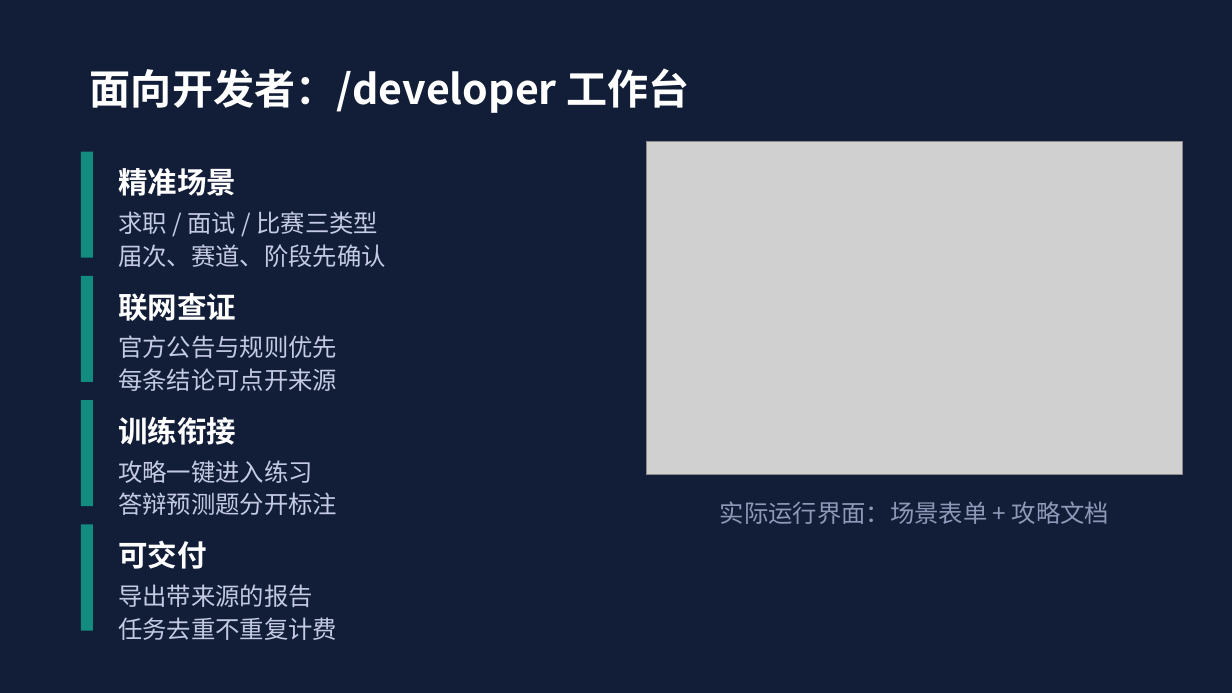
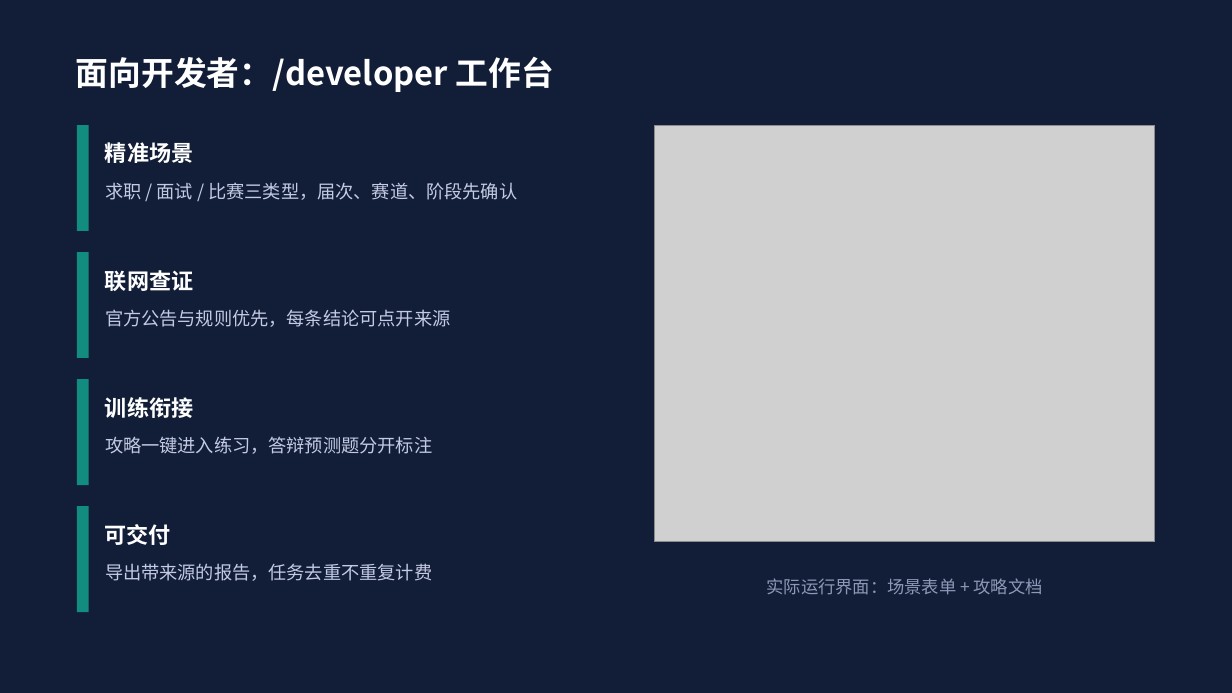
Before and after one commit to CP-bee-git/AI-game, a slide deck: slide 9 of docs/ppt-assets/careerpilot-intro.pptx (slide 7 before the commit). Drawn at 1232x693 pixels with LibreOffice and Linux fonts; fonts in the diff are those of the drawing; grey boxes stand for pictures. Boxes give left, top, right and bottom in pixels: in the first picture for what was removed or moved away, otherwise in the second. Text is boxed around its words. In the diff, an @@ line names an element or a change of style, - is before the commit and + after.

```diff
--- a/docs/ppt-assets/careerpilot-intro.pptx
+++ b/docs/ppt-assets/careerpilot-intro.pptx
@@ text "面向开发者：/developer 工作台" at (x1=76, y1=57, x2=554, y2=92): size 32 to 25.5 pt; line spacing 1.12 to 1 @@
@@ rectangle moved from (x1=80, y1=152, x2=92, y2=258) to (x1=77, y1=125, x2=88, y2=231) @@
@@ size 23 to 17.2 pt; line spacing 1.12 to 1 in 4 elements at (x1=105, y1=397, x2=193, y2=418), (x1=105, y1=270, x2=193, y2=291), (x1=105, y1=524, x2=171, y2=545), (x1=105, y1=142, x2=193, y2=163) @@
@@ text "精准场景" moved from (x1=118, y1=168, x2=236, y2=196) to (x1=105, y1=142, x2=193, y2=163) @@
@@ picture resized from (x1=647, y1=141, x2=1183, y2=475) to (x1=654, y1=125, x2=1155, y2=542) @@
@@ text at (x1=105, y1=182, x2=517, y2=200): text changed; size 19 to 14.2 pt @@
-求职 / 面试 / 比赛三类型
-届次、赛道、阶段先确认
+求职 / 面试 / 比赛三类型，届次、赛道、阶段先确认
@@ rectangle moved from (x1=80, y1=276, x2=92, y2=383) to (x1=77, y1=252, x2=88, y2=359) @@
@@ text "联网查证" moved from (x1=118, y1=293, x2=236, y2=321) to (x1=105, y1=270, x2=193, y2=291) @@
@@ text at (x1=105, y1=309, x2=450, y2=327): text changed; size 19 to 14.2 pt @@
-官方公告与规则优先
-每条结论可点开来源
+官方公告与规则优先，每条结论可点开来源
@@ rectangle moved from (x1=80, y1=400, x2=92, y2=506) to (x1=77, y1=379, x2=88, y2=485) @@
@@ text "训练衔接" moved from (x1=118, y1=417, x2=236, y2=445) to (x1=105, y1=397, x2=193, y2=418) @@
@@ text at (x1=105, y1=436, x2=432, y2=454): text changed; size 19 to 14.2 pt @@
-攻略一键进入练习
-答辩预测题分开标注
+攻略一键进入练习，答辩预测题分开标注
@@ rectangle moved from (x1=80, y1=525, x2=92, y2=631) to (x1=77, y1=506, x2=88, y2=613) @@
@@ text "可交付" moved from (x1=118, y1=540, x2=207, y2=569) to (x1=105, y1=524, x2=171, y2=545) @@
@@ text at (x1=105, y1=563, x2=432, y2=581): text changed; size 19 to 14.2 pt @@
-导出带来源的报告
-任务去重不重复计费
+导出带来源的报告，任务去重不重复计费
@@ text "实际运行界面：场景表单 + 攻略文档" moved from (x1=720, y1=501, x2=1109, y2=524) to (x1=767, y1=578, x2=1043, y2=595) @@
@@ text "实际运行界面：场景表单 + 攻略文档" at (x1=767, y1=578, x2=1043, y2=595): size 19 to 13.5 pt; line spacing 1.12 to 1 @@
```
Also in this commit, not shown: 9 other slides changed, 2 slides added, 20 other files.
